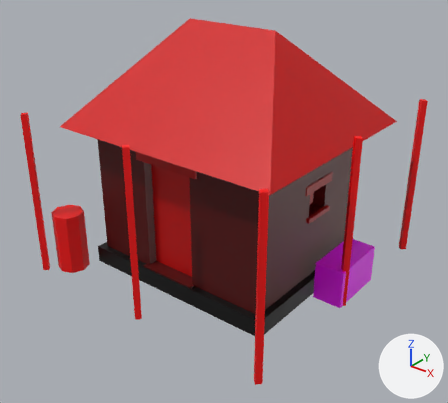
Before and after pictures for a commit that changed the glTF model game/models/common_housing_1_lod1.glb.
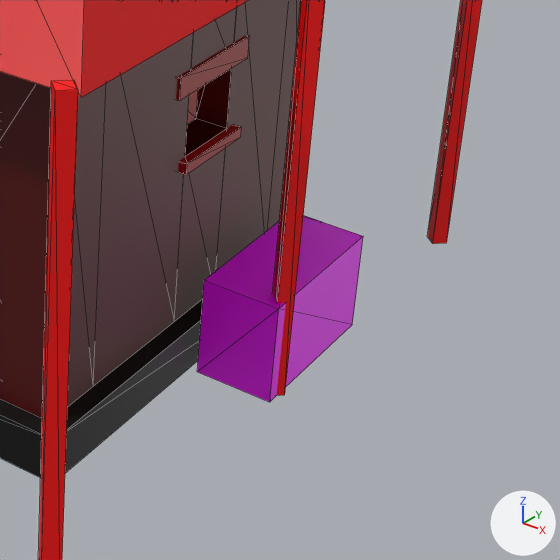
There are two pictures of each version: one whole from a 50 mm camera at (3.53, -4.23, 2.47) aimed at (1.06, -1.15, 0.56), one close up on the part from 54% to 100% of the width and 39% to 91% of the height. The lights are fixed; the arrows at lower right show +X, +Y and +Z. The first two pictures are the older version. The close-ups show mesh edges as thin lines. Vertices at exactly the same position are counted once.

Objects in the first close-up: 'common_housing_1_lod1'.
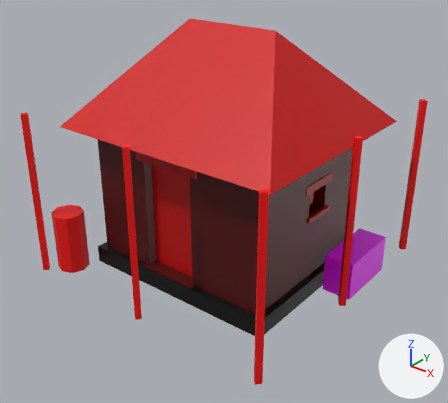
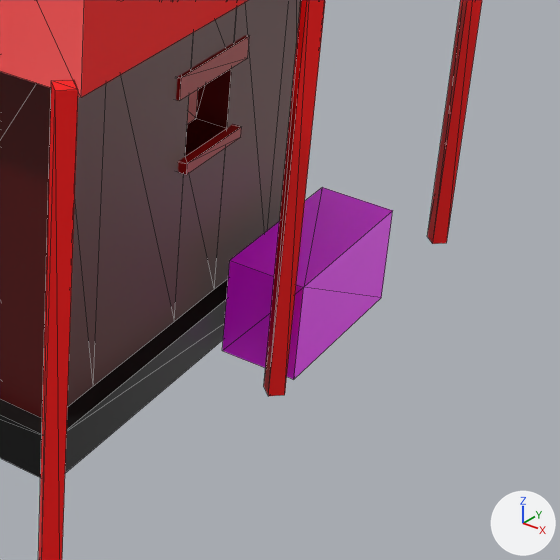
Pixel boxes (x1, y1, x2, y2) of what changed, in the close-ups (560 x 560 px; the box of a moved part takes in the faces that stretch with it):
part 1 of me_common_housing_1_lod1, moved or reshaped: before (197, 216, 363, 402); after (222, 188, 393, 379)

What changed in the scene script:
```text
Change me_common_housing_1_lod1:
    where me_common_housing_1_lod1.from_pydata(...)  # 202 vertices, 334 faces; spans x 0.0..2.0, y -2.0..0.0, z 0.0..1.75
    used by ob_common_housing_1_lod1; location = (0.0, 0.0, 0.0)
    me_common_housing_1_lod1 part 1: the loose piece of 8 vertices spanning x 1.77..1.99, y -1.05..-0.6, z 0.0..0.28 is scaled about its middle by (1, 1.11, 1), then moved by (0.0, 0.15, 0.0)
```
